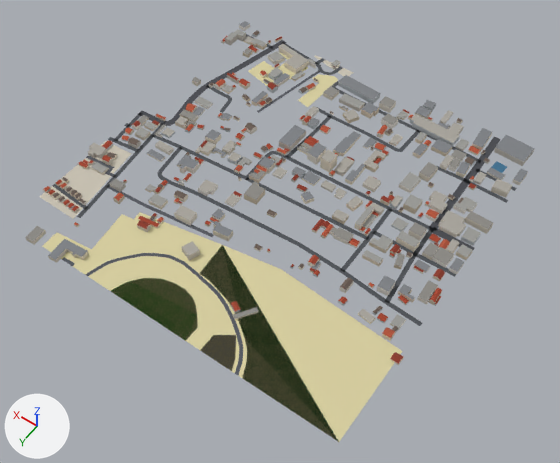
The glTF model public/tiles/-1_2.lod0.glb as it was, and as the next commit left it.
Both versions are drawn from a 50 mm lens placed at (-389.0, 550.0, 770.0), pointed at (-26.0, 42.0, -28.0). Every picture has the same lights, and +X, +Y and +Z are marked at lower left. The picture after the commit comes second. Where no turn or scale is listed for an object, it has been applied to the vertices. Vertices at exactly the same position are counted once.

The first picture shows 'buildings_roofs', 'buildings_walls', 'landuse', 'roads' and 1 more.
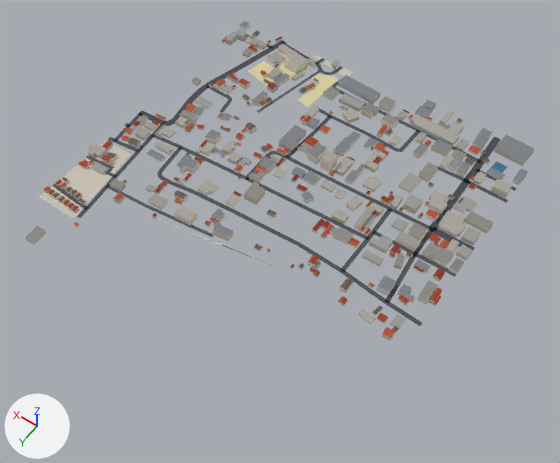
Where the newer file only moved an object's origin or applied its transform, the numbers keep the older frame.

Changed parts and their boxes [x1, y1, x2, y2] in the pictures (560 x 463 px):
'landuse', reshaped, moved
    before: [39, 52, 439, 442]
    after: [39, 52, 439, 267]
'buildings_roofs', reshaped (8% shorter)
    before: [26, 21, 535, 364]
    after: [26, 21, 535, 338]
'roads', reshaped (14% shorter)
    before: [52, 34, 517, 375]
    after: [52, 34, 517, 326]
part 1 of me_landuse, deleted (green)
    before: [111, 278, 197, 340]
part 2 of me_landuse, deleted
    before: [200, 335, 236, 370]
part 3 of me_landuse, deleted
    before: [121, 293, 175, 331]
part 4 of me_landuse, cut back
    before: [43, 212, 402, 442]
    after: [222, 245, 270, 265]
part 5 of me_roads, deleted
    before: [86, 253, 243, 375]
part 6 of me_roads, deleted
    before: [62, 257, 74, 266]
part 7 of me_buildings_roofs, deleted
    before: [48, 216, 403, 364]

Patch to the scene script:
```diff
--- a/public/tiles/-1_2.lod0.glb.py
+++ b/public/tiles/-1_2.lod0.glb.py
@@ me_landuse @@
 # used by ob_landuse; location = (0.0, 0.0, 0.0)
-me_landuse.from_pydata(...)  # 87 vertices, 65 faces; spans x -250.0..250.0, y -250.0..250.0, z 0.0
+me_landuse.from_pydata(...)  # 48 vertices, 26 faces; spans x -250.0..250.0, y -250.0..250.0, z 0.0
+# me_landuse part 1: the loose piece of 22 vertices spanning x -43.0..73.0, y 196.0..250.0, z 0.0 is deleted
+# me_landuse part 2: the loose piece of 5 vertices spanning x -109.0..-64.0, y 211.0..250.0, z 0.0 is deleted
+# me_landuse part 3: the loose piece of 4 vertices spanning x -21.0..55.0, y 240.0..250.0, z 0.0 is deleted
+# me_landuse part 4: 11 vertices removed from x -250.0..189.0, y 152.0..250.0, z 0.0; 2 vertices added at x 7.0..188.0, y 119.0..247.0, z 0.0
+# other edits to the shape of me_landuse do not show in these pictures
 me_landuse.materials.append(mat_landuse)
@@ me_roads @@
 # used by ob_roads; location = (0.0, 0.0, 0.0)
-me_roads.from_pydata(...)  # 346 vertices, 264 faces; spans x -250.0..250.0, y -251.0..251.0, z 0.0
+me_roads.from_pydata(...)  # 298 vertices, 220 faces; spans x -250.0..250.0, y -251.0..191.0, z 0.0
+# me_roads part 5: the loose piece of 42 vertices spanning x -118.0..114.0, y 165.0..251.0, z 0.0 is deleted
+# me_roads part 6: the loose piece of 6 vertices spanning x 134.0..153.0, y 245.0..251.0, z 0.0 is deleted
 me_roads.materials.append(mat_roads)
@@ me_buildings_roofs @@
 # used by ob_buildings_roofs; location = (0.0, 1.0, 11.0)
-me_buildings_roofs.from_pydata(...)  # 1747 vertices, 1135 faces; spans x -256.0..256.0, y -258.0..258.0, z -8.0..8.0
+me_buildings_roofs.from_pydata(...)  # 1690 vertices, 1095 faces; spans x -253.0..256.0, y -258.0..254.0, z -8.0..8.0
+# me_buildings_roofs part 7: 9 loose pieces with 54 vertices, spanning x -256.0..168.0, y 125.0..258.0, z -8.0..-2.0, are deleted
+# other edits to the shape of me_buildings_roofs do not show in these pictures
 me_buildings_roofs.materials.append(mat_buildings_roofs)
```
